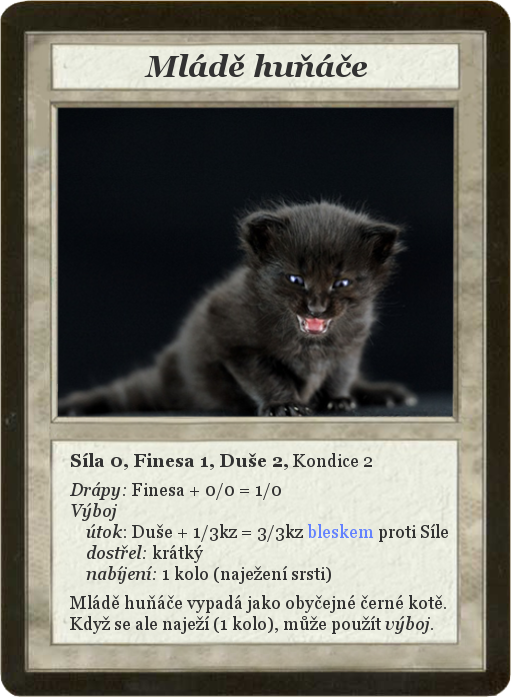
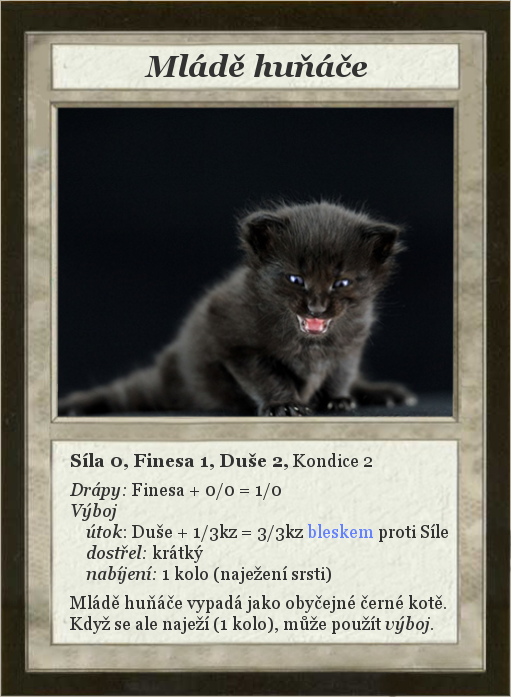
Comparing the layer stacks of the two 511px x 697px images. Changes:
painted on "Card" over [0, 0, 511, 697]
